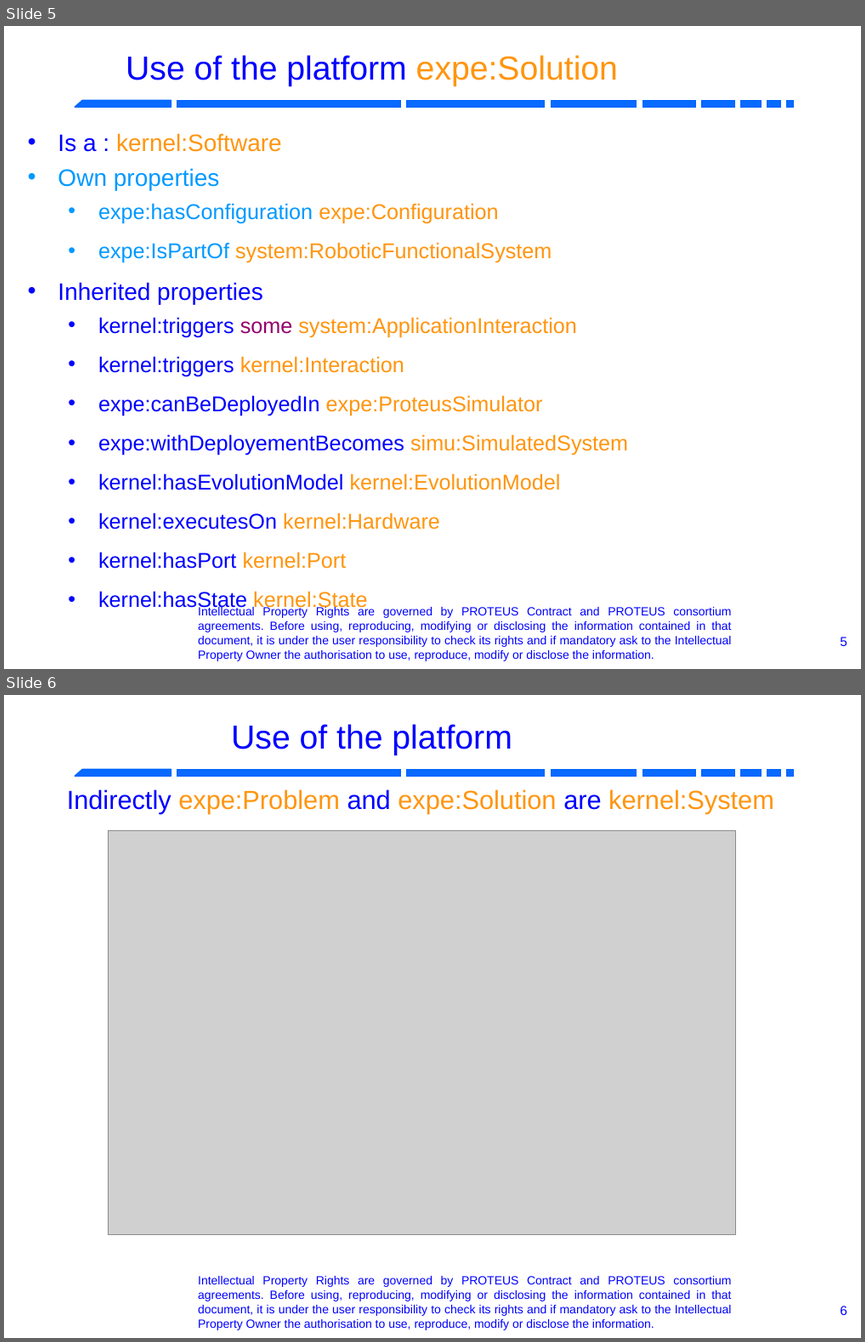
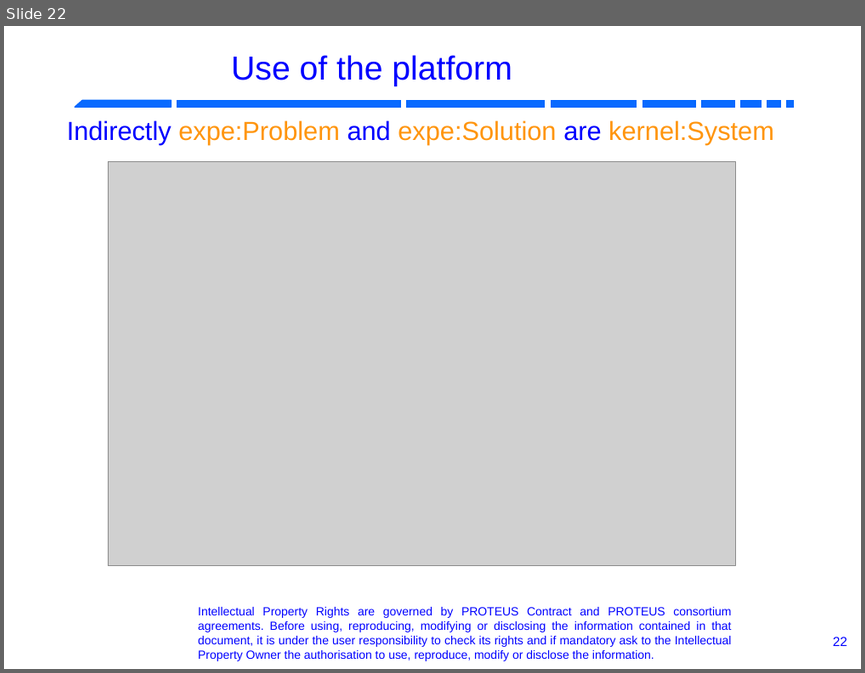
Before and after one commit to RobotML/RobotML, a slide deck: Ontologies/ORA/Meetings/20131103-IROS-Tokyo/R4.1.6-P5.9-ARoboticOntology.odp. Shown one above the other, each under a label of ours: slides 5 and 6 before the commit, slide 22 after it. The pictures are 865x1342 and 865x673 pixels, drawn with LibreOffice and Linux fonts; fonts in the diff are those of the drawing; grey boxes stand for pictures; background and template pictures are left out. Boxes give left, top, right and bottom in pixels: in the first picture for what was removed or moved away, otherwise in the second. Text is boxed around its words. In the diff, an @@ line names an element or a change of style, - is before the commit and + after.

```diff
--- a/Ontologies/ORA/Meetings/20131103-IROS-Tokyo/R4.1.6-P5.9-ARoboticOntology.odp
+++ b/Ontologies/ORA/Meetings/20131103-IROS-Tokyo/R4.1.6-P5.9-ARoboticOntology.odp
@@ slide 5 removed at bbox=[4, 26, 861, 669], background #FFFFFF; not listed: 10 template elements that a slide beside it also shows @@
@@ title removed at bbox=[126, 55, 618, 86] @@
-Use of the platform expe:Solution
@@ text removed at bbox=[58, 133, 628, 568] @@
-• Is a : kernel:Software
-• Own properties
-  • expe:hasConfiguration expe:Configuration
-  • expe:IsPartOf system:RoboticFunctionalSystem
-• Inherited properties
-  • kernel:triggers some system:ApplicationInteraction
-  • kernel:triggers kernel:Interaction
-  • expe:canBeDeployedIn expe:ProteusSimulator
-  • expe:withDeployementBecomes simu:SimulatedSystem
-  • kernel:hasEvolutionModel kernel:EvolutionModel
-  • kernel:executesOn kernel:Hardware
-  • kernel:hasPort kernel:Port
-  • kernel:hasState kernel:State
@@ page number removed at bbox=[840, 636, 847, 646] @@
-5
@@ what was slide 6 is now slide 22 @@
@@ page number at bbox=[833, 636, 847, 646]: text changed @@
-6
+22
```
Also in this commit, not shown: 12 slides changed, 15 slides added, 3 other slides removed.
